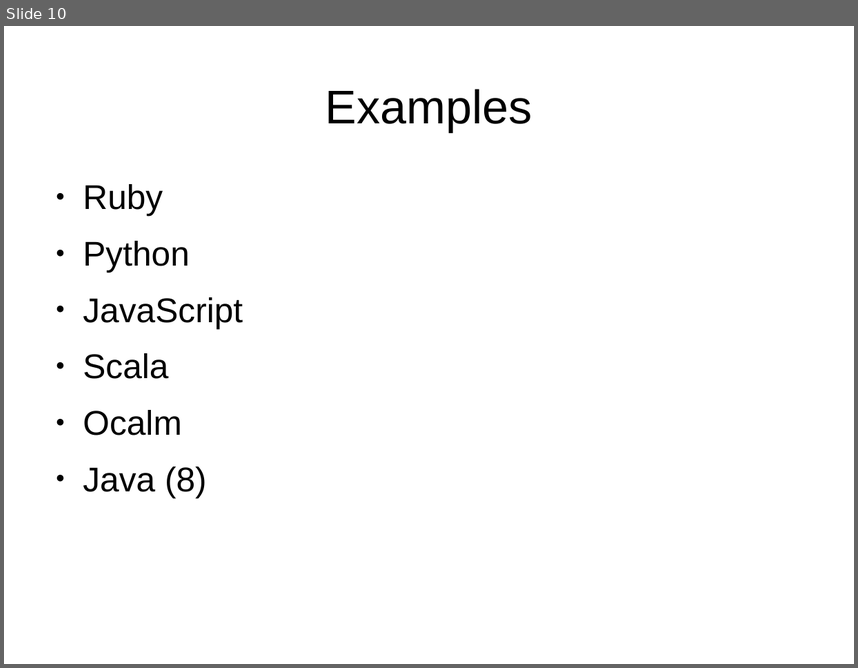
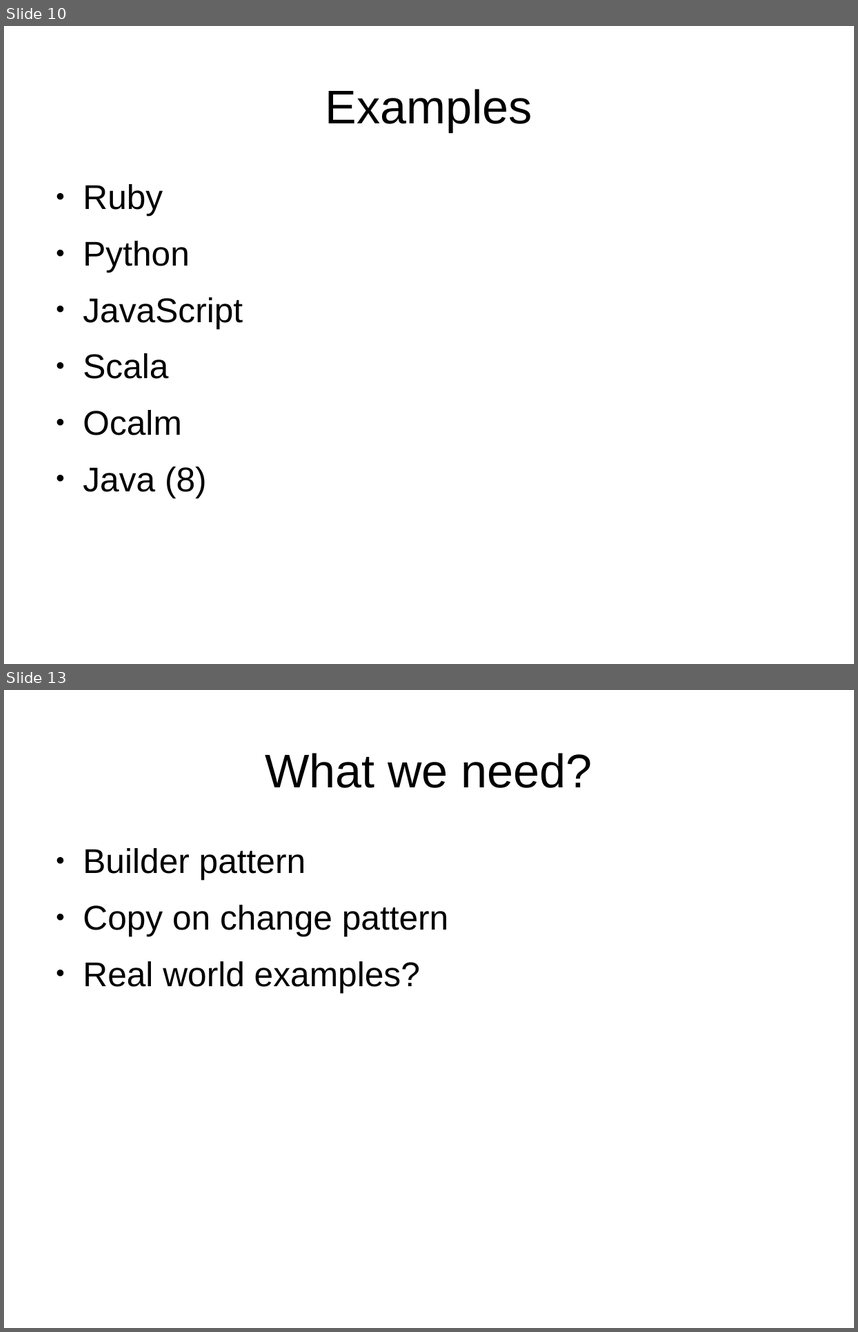
Before and after one commit to Koziolek/warsjawa_2014, a slide deck: beginning_fp/ch1.odp. Shown one above the other, each under a label of ours: slide 10 before the commit, slides 10 and 13 after it; the slides between them are not shown. The pictures are 858x668 and 858x1332 pixels, drawn with LibreOffice and Linux fonts; fonts in the diff are those of the drawing. Boxes give left, top, right and bottom in pixels: in the first picture for what was removed or moved away, otherwise in the second. Text is boxed around its words. In the diff, an @@ line names an element or a change of style, - is before the commit and + after.

```diff
--- a/beginning_fp/ch1.odp
+++ b/beginning_fp/ch1.odp
@@ slide 13 added at [4,690,854,1328], background #FFFFFF @@
@@ title added at [265,753,593,788], 44 pt, text #000000 @@
+What we need?
@@ text added at [83,848,449,992], 32 pt, text #000000 @@
+● Builder pattern
+● Copy on change pattern
+● Real world examples?
```
Also in this commit, not shown: 2 slides changed, 8 other slides added, 2 other files.
